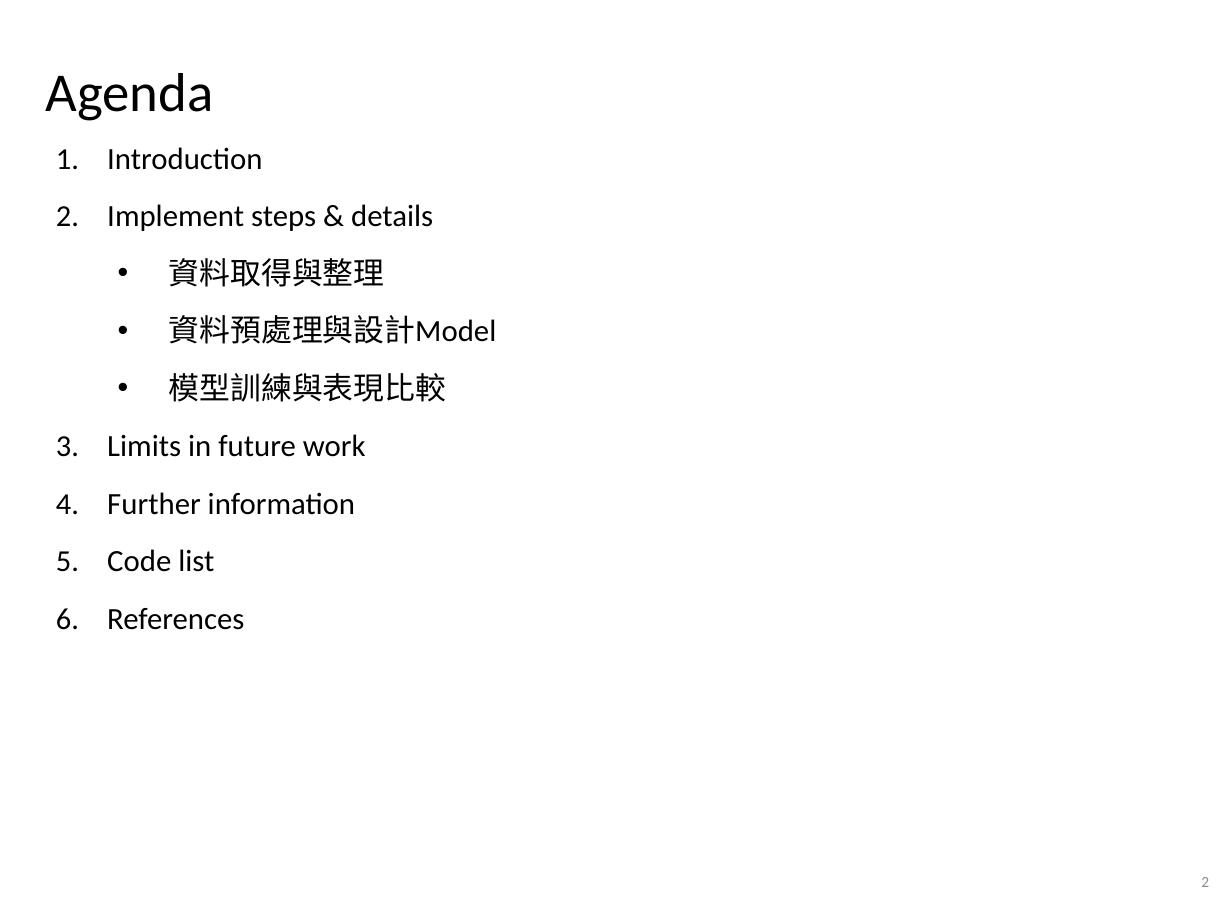
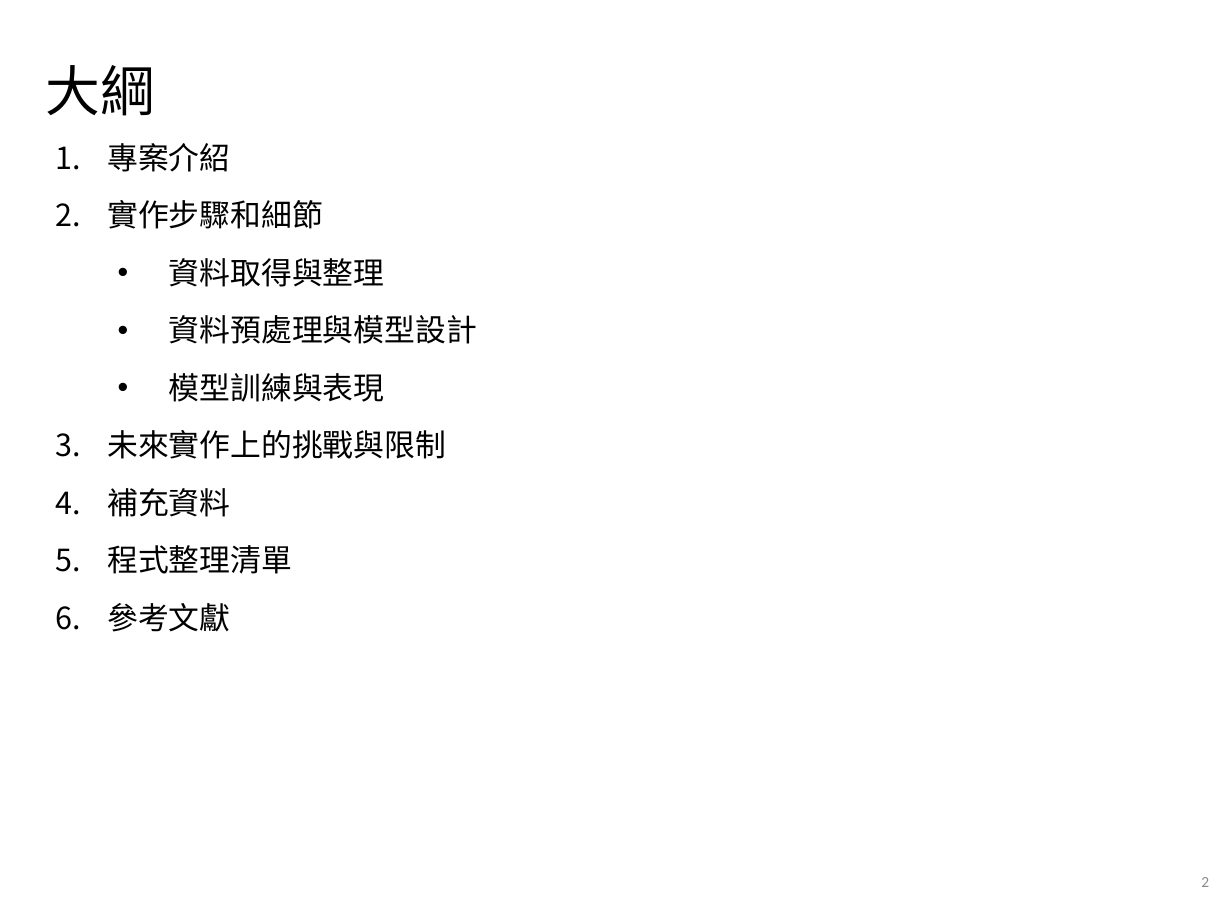
Before and after one commit to alvinyee860120/AIOps-anomaly-detection, a slide deck: slide 2 of AIOps結案報告.pptx. Drawn at 1232x924 pixels with LibreOffice and Linux fonts; fonts in the diff are those of the drawing; background and template pictures are left out. Boxes give left, top, right and bottom in pixels: in the first picture for what was removed or moved away, otherwise in the second. Text is boxed around its words. In the diff, an @@ line names an element or a change of style, - is before the commit and + after.

```diff
--- a/AIOps結案報告.pptx
+++ b/AIOps結案報告.pptx
@@ title at [46,65,156,116]: text changed @@
-Agenda
+大綱
@@ text at [107,143,323,229]: text changed @@
-1. Introduction
-2. Implement steps & details
+1. 專案介紹
+2. 實作步驟和細節
@@ text at [107,315,477,632]: text changed @@
-  • 資料預處理與設計Model
-  • 模型訓練與表現比較
-3. Limits in future work
-4. Further information
-5. Code list
-6. References
+  • 資料預處理與模型設計
+  • 模型訓練與表現
+3. 未來實作上的挑戰與限制
+4. 補充資料
+5. 程式整理清單
+6. 參考文獻
```
Also in this commit, not shown: 25 other slides changed, 14 slides added, 12 slides removed.
